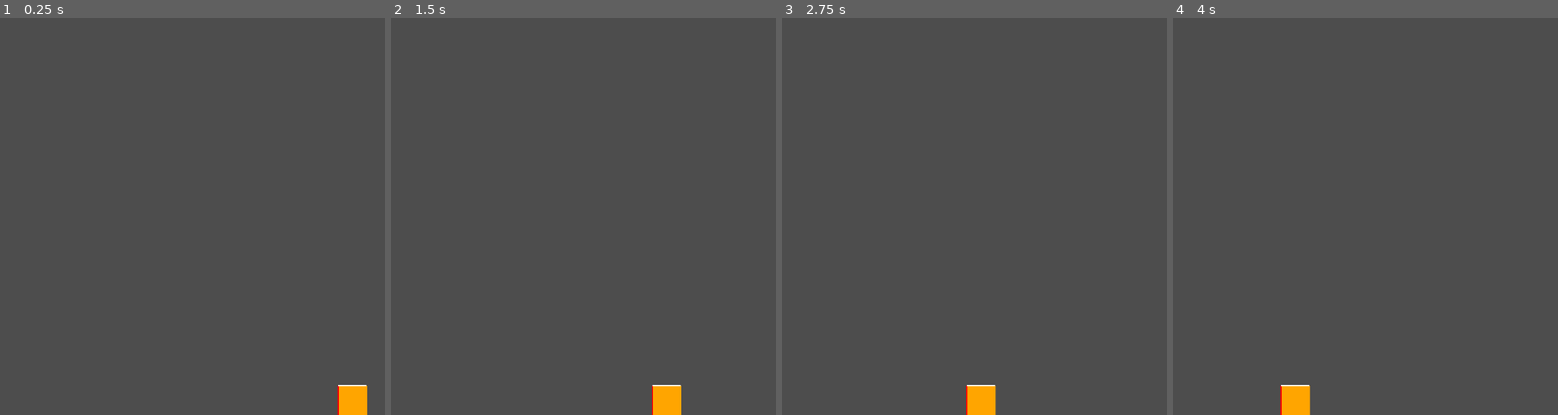
Above: before the commit, frames 1-4 (left to right).
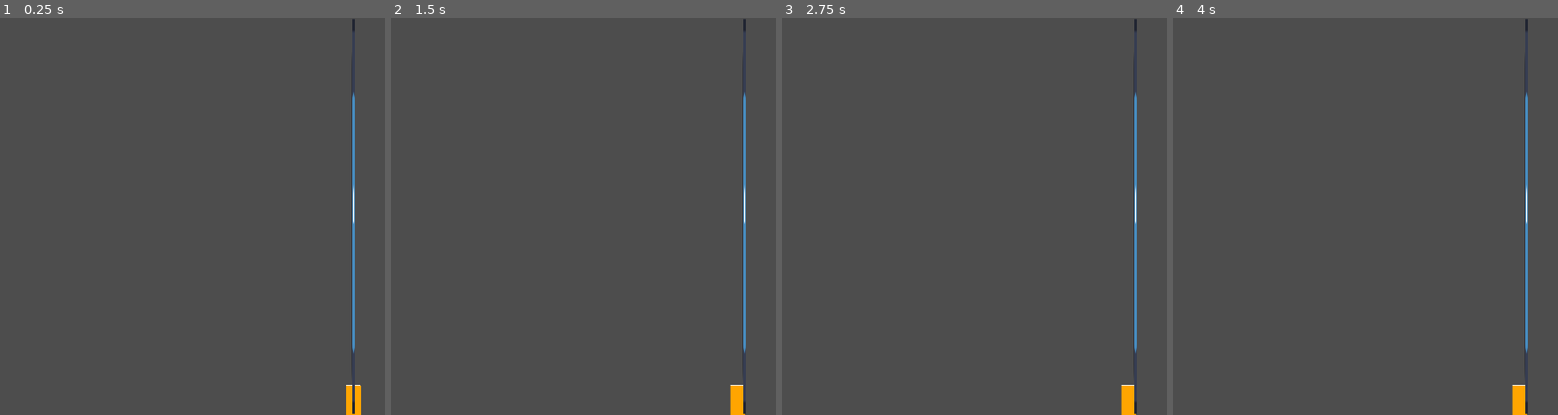
Above: after the commit, the same moments.

Repository: JohannesLadurner/OneButtonGame
Game: Godot game, scene res://scenes/world.tscn
Same seed, same stepped clock (60 frames per second), same inputs: the game is played once before the commit and once after it. The project has no main scene, so this scene is started directly. The engine's default icon, where the game draws it, is replaced by a stand-in: a white triangle on a blue panel in a dark square. Sound files missing from this copy of the repository are replaced by a short silence.
Inputs:
- Up to frame 1 (0.25 s): no input
- Up to frame 2 (1.5 s): no input
- Up to frame 3 (2.75 s): no input
- Up to frame 4 (4 s): no input

The runs differ from the first frame. In frame 1, 1.0% of the frame differs, in the area x 87-96%, y 0-100%; in frame 2, 1.5%; in frame 3, 1.5%, in the area x 47-93%, y 0-100%; in frame 4, 1.5%.
Error after the commit: Invalid access of index '24' on a base object of type: 'Array'. (res://scenes/world.gd:37)

Commit message:
feat: added varying speed, refactoring

Diff:
--- a/scenes/world.gd
+++ b/scenes/world.gd
@@ -1,22 +1,70 @@
 extends Node2D
+#Idea: Rockets fly through the air, player has to avoid them. Helpful to go against players that only play at one height?
 
-var data = []
+class DataPoint:
+	var x: int
+	var y: int
+	var distance: int
+
+var data_points = []
+var index = 0
+
 var points_per_second = 50
+var max_height = 500
+var offset = 576
+var pixel_per_second
+
 func _ready():
 	$AudioStreamPlayer.stream = load("res://Jetta-I_d-Love-to-Change-the-World-_Matstubs-Remix_.wav")
-	data = AudioToWaveform.generate($AudioStreamPlayer.stream, points_per_second)
+	var heights = AudioToWaveform.generate($AudioStreamPlayer.stream, points_per_second, max_height)
+	data_points = _generate_data_points(heights)
+	pixel_per_second = data_points[data_points.size()-1].x/$AudioStreamPlayer.stream.get_length()
+	queue_redraw()
 	$AudioStreamPlayer.play()
-	queue_redraw()
+
 
 func _process(delta):
-	$Camera2D.position.x += delta*(points_per_second*2)
+	#Logic for consistent speed
+	#$Camera2D.position.x += delta*(points_per_second*2)
+	#print($Camera2D.position.x)
+
+	#or
+	#$Camera2D.position.x = $AudioStreamPlayer.get_playback_position()*pixel_per_second+offset
+	#$Sprite2D.position = $Camera2D.position
+
+	#Logic for varying speed based on music intensity
+	while data_points[index].x+offset < $Camera2D.position.x: #Get data point were we are at
+		index += 1
+	$Camera2D.position.x += delta*points_per_second*data_points[index].distance
+	$Sprite2D.position = $Camera2D.position
 
 func _draw():
-	for i in data.size():
-		if i % 50 == 0:
-			draw_line(Vector2(576+i*2, 648), Vector2(576+i*2, 600-data[i]), Color.RED,2.0)
-		else:
-			draw_line(Vector2(576+i*2, 648), Vector2(576+i*2, 600-data[i]), Color.ORANGE,2.0)
+	for i in range(1,data_points.size()):
+		draw_line(Vector2(offset + data_points[i-1].x, data_points[i-1].y), Vector2(offset + data_points[i].x, data_points[i].y), Color.WHITE, 2.0)
+		var color
+		if i % points_per_second == 0: color = Color.RED
+		else: color = Color.ORANGE
+		draw_line(Vector2(offset + data_points[i].x, 650), Vector2(offset + data_points[i].x, data_points[i].y), color, 2.0)
 
-	for i in range(1,data.size()):
-		draw_line(Vector2(576+(i-1)*2, 600-data[i-1]), Vector2(576+i*2, 600-data[i]), Color.WHITE, 2.0)
+
+func _generate_data_points(heights: Array):
+	var x = 0
+	var data_points = []
+	for i in heights.size():
+		#Logic for consistent speed
+		#var data_point = DataPoint.new()
+		#data_point.x = i
+		#data_point.y = 600-heights[i]
+		#data_points.push_back(data_point)
+
+
+
+		#Logic for varying speed
+		var distance = round(remap(heights[i], 0, max_height, 1, 5)) #Map the value to a range from 1-5 -> The higher the value, the higher the distance to the next point, camera has to keep up the speed and goes faster
+		x += distance
+		var data_point = DataPoint.new()
+		data_point.x = x
+		data_point.y = 600-heights[i]
+		data_point.distance = distance
+		data_points.push_back(data_point)
+	return data_points
--- a/scenes/world.tscn
+++ b/scenes/world.tscn
@@ -1,6 +1,7 @@
-[gd_scene load_steps=2 format=3 uid="uid://b5e66h1lmbkyg"]
+[gd_scene load_steps=3 format=3 uid="uid://b5e66h1lmbkyg"]
 
 [ext_resource type="Script" path="res://scenes/world.gd" id="1_256xi"]
+[ext_resource type="Texture2D" uid="uid://bxwxjk381b4ir" path="res://icon.svg" id="2_g3lia"]
 
 [node name="World" type="Node2D"]
 script = ExtResource("1_256xi")
@@ -10,3 +11,8 @@
 
 [node name="Camera2D" type="Camera2D" parent="."]
 position = Vector2(576, 324)
+
+[node name="Sprite2D" type="Sprite2D" parent="."]
+position = Vector2(575.5, 325.577)
+scale = Vector2(0.0390623, 5.03786)
+texture = ExtResource("2_g3lia")
Not shown, changed: maldita.wav
